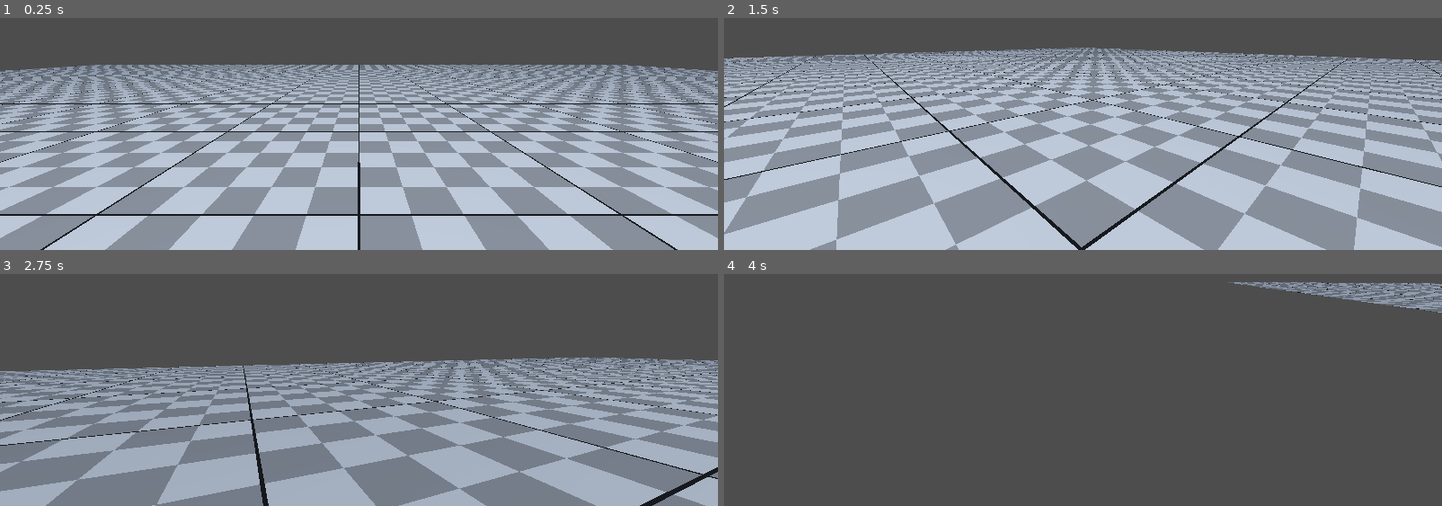
Above: before the commit, frames 1-4 (two rows, left to right).
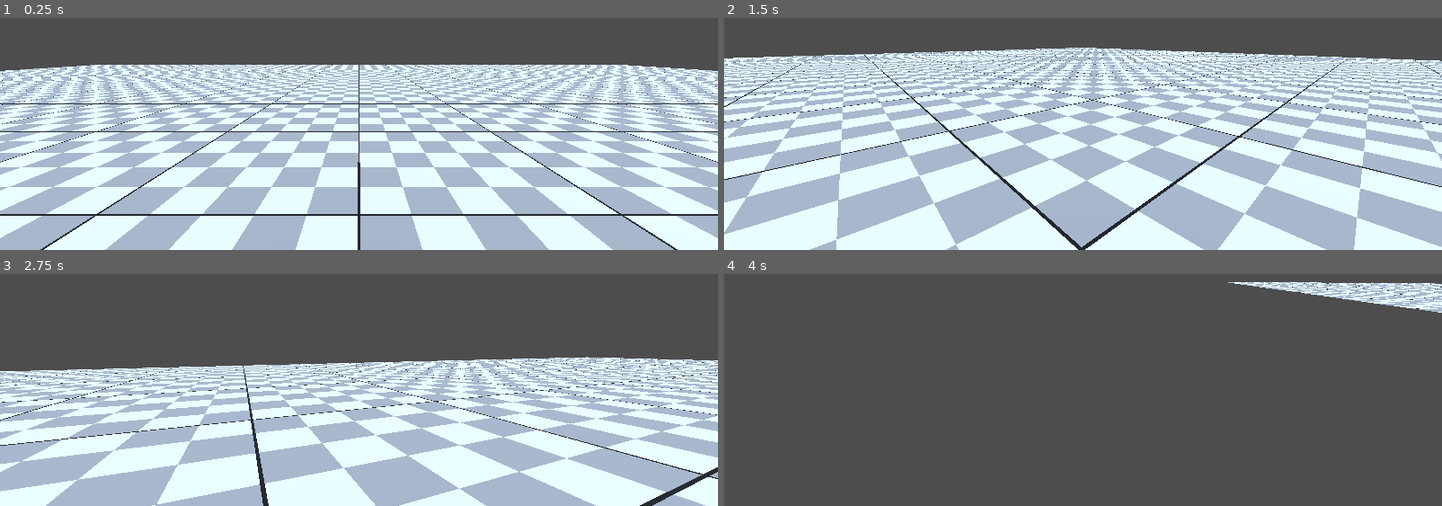
Above: after the commit, the same moments.

Repository: Aaron-Massey/untitledMazeGame
Game: Godot game, scene res://main.tscn
Two runs of this game, one before a commit and one after it. Both use one fixed random seed, a clock stepped at 60 frames per second and the inputs below.
Inputs (mouse positions are in pixels of both pictures, inside the frame that each line leads up to):
- Up to frame 1 (0.25 s): no input
- Up to frame 2 (1.5 s): move the mouse to (1118, 45) at 0.52 s; hold W (move_up) from 0.53 s (still down); click (1118, 45) at 0.6 s; tap Space (jump) at 0.77 s; move the mouse to (1047, 50) at 1.27 s; tap Shift (move_sprint) at 1.35 s
- Up to frame 3 (2.75 s): keep holding W (move_up); tap Space (jump) at 1.52 s; move the mouse to (373, 297) at 2.02 s; click (373, 297) at 2.1 s
- Up to frame 4 (4 s): keep holding W (move_up); move the mouse to (1075, 311) at 2.77 s; tap Shift (move_sprint) at 2.85 s; tap Space (jump) at 3.02, 3.77 s; move the mouse to (1133, 308) at 3.52 s; click (1133, 308) at 3.6 s

The runs differ from the first frame. In frame 1, 77% of the frame differs, in the area x 0-100%, y 20-100%; in frame 2, 83%, in the area x 0-100%, y 12-100%; in frame 3, 61%; in frame 4, 1.9%.

Commit message:
Changed lightsource to be a sun

Diff:
--- a/assets/maps/testMap.tscn
+++ b/assets/maps/testMap.tscn
@@ -3,6 +3,8 @@
 [ext_resource type="PackedScene" uid="uid://bnreu7qqhh4sb" path="res://assets/mapAssets/testPlatform/testPlatform.tscn" id="1_60hww"]
 
 [sub_resource type="ProceduralSkyMaterial" id="ProceduralSkyMaterial_60hww"]
+sky_top_color = Color(0.32796705, 0.45588773, 0.6272682, 1)
+sky_horizon_color = Color(0.6427366, 0.6506235, 0.6663967, 1)
 
 [sub_resource type="Sky" id="Sky_aho1l"]
 sky_material = SubResource("ProceduralSkyMaterial_60hww")
@@ -19,6 +21,10 @@
 
 [node name="TestMap" type="Node3D" unique_id=609011090]
 
+[node name="DirectionalLight3D" type="DirectionalLight3D" parent="." unique_id=869757680]
+transform = Transform3D(-0.8660254, -0.43301278, 0.25, 0, 0.49999997, 0.86602545, -0.50000006, 0.75, -0.43301266, 0, 50, 0)
+shadow_enabled = true
+
 [node name="WorldEnvironment" type="WorldEnvironment" parent="." unique_id=250959903]
 environment = SubResource("Environment_60hww")
 camera_attributes = SubResource("CameraAttributesPractical_aho1l")
@@ -26,9 +32,3 @@
 
 [node name="TestPlatform" parent="." unique_id=1252000107 instance=ExtResource("1_60hww")]
 size = Vector2(100, 100)
-
-[node name="OmniLight3D" type="OmniLight3D" parent="." unique_id=471221399]
-transform = Transform3D(1, 0, 0, 0, 1, 0, 0, 0, 1, 0, 22.205544, 0.03064537)
-shadow_enabled = true
-omni_range = 185.253
-omni_attenuation = 0.284
